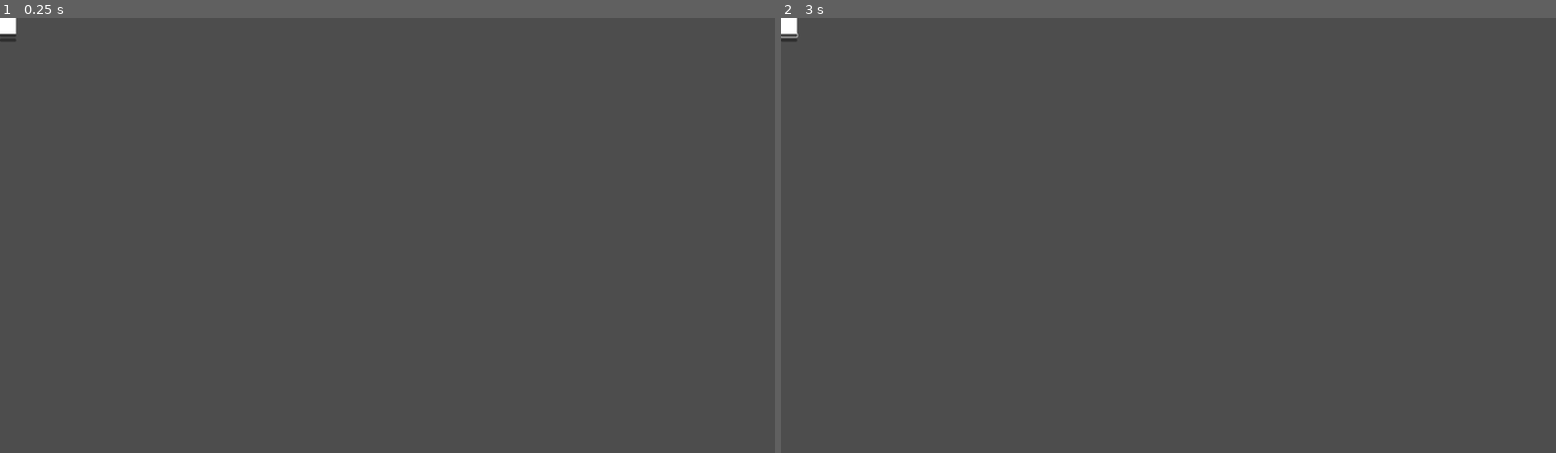
Above: before the commit, frames 1-2 (left to right).
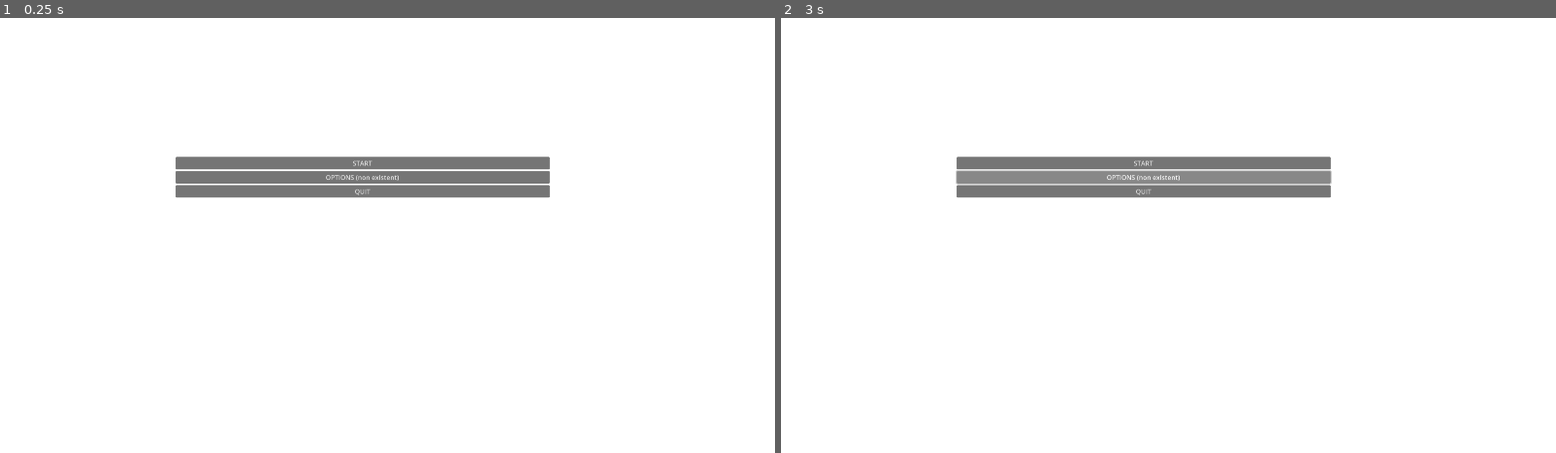
Above: after the commit, the same moments.

Repository: Lem0naise/damaskus
Game: Godot game, scene res://main_menu.tscn
Same seed, same stepped clock (60 frames per second), same inputs: the game is played once before the commit and once after it.
Inputs (mouse positions are in pixels of both pictures, inside the frame that each line leads up to; where the layout moved, square brackets give the same spot in the first picture):
- Up to frame 1 (0.25 s): no input
- Up to frame 2 (3 s): click (1145, 161) [788, 31] at 0.5 s; click (1145, 161) [788, 31] at 1.25 s; click (1145, 178) [788, 35] at 2 s; hold Right (ui_right) from 2.78 s (still down)

The runs differ from the first frame. In frame 1, 100% of the frame differs, in the area x 0-100%, y 0-100%; in frame 2, 100%.
Error after the commit: Invalid access to property or key 'pressed' on a base object of type 'null instance'. (res://scripts/mainnmenu.gd:16)

Commit message:
Add gorgeous.png and update main menu layout and script references

Diff:
--- a/main_menu.tscn
+++ b/main_menu.tscn
@@ -1,40 +1,51 @@
 [gd_scene format=3 uid="uid://bueharn71qgng"]
+
+[ext_resource type="Script" uid="uid://ctsvm15dv038b" path="res://scripts/mainnmenu.gd" id="1_06t4h"]
 
 [node name="MainMenu" type="Control" unique_id=1050467227]
 layout_mode = 3
 anchors_preset = 0
+script = ExtResource("1_06t4h")
 
 [node name="Background" type="TextureRect" parent="." unique_id=955506735]
 layout_mode = 0
-offset_right = 40.0
-offset_bottom = 40.0
+offset_right = 1918.0
+offset_bottom = 1062.0
+
+[node name="ColorRect" type="ColorRect" parent="." unique_id=393215701]
+layout_mode = 0
+offset_right = 1944.0
+offset_bottom = 1092.0
 
 [node name="MaskOverlay" type="TextureRect" parent="." unique_id=716045987]
 layout_mode = 0
-offset_right = 40.0
-offset_bottom = 40.0
+offset_right = 1942.0
+offset_bottom = 1078.0
 
 [node name="UI_Layer" type="MarginContainer" parent="." unique_id=1626978155]
 layout_mode = 0
-offset_right = 40.0
-offset_bottom = 40.0
+offset_left = 435.0
+offset_top = 286.0
+offset_right = 1362.0
+offset_bottom = 943.0
 
 [node name="MenuBox" type="VBoxContainer" parent="UI_Layer" unique_id=1043295734]
 layout_mode = 2
 
 [node name="TitleLabel" type="Label" parent="UI_Layer/MenuBox" unique_id=1058150304]
 layout_mode = 2
+theme_override_font_sizes/font_size = 40
+text = "THAT'S WHAT THE POINT OF DAMASKUS"
+horizontal_alignment = 1
 
 [node name="Btn_Start" type="Button" parent="UI_Layer/MenuBox" unique_id=564618523]
 layout_mode = 2
+text = "START"
 
 [node name="Btn_Options" type="Button" parent="UI_Layer/MenuBox" unique_id=2081321731]
 layout_mode = 2
+text = "OPTIONS (non existent)"
 
 [node name="Btn_Quit" type="Button" parent="UI_Layer/MenuBox" unique_id=627072692]
 layout_mode = 2
-
-[node name="ColorRect" type="ColorRect" parent="." unique_id=393215701]
-layout_mode = 0
-offset_right = 40.0
-offset_bottom = 40.0
+text = "QUIT"
--- a/scripts/mainnmenu.gd
+++ b/scripts/mainnmenu.gd
@@ -21,7 +21,7 @@
 	_play_intro_anim()
 
 func _play_intro_anim() -> void:
-	# Ensure fade layer starts black and fades out
+	# Ensure fade layer starts black a   nd fades out
 	fade_layer.color = Color.BLACK
 	fade_layer.show()
 
Binary file added: assets/gorgeous.png
Not shown, added: assets/gorgeous.png.import
